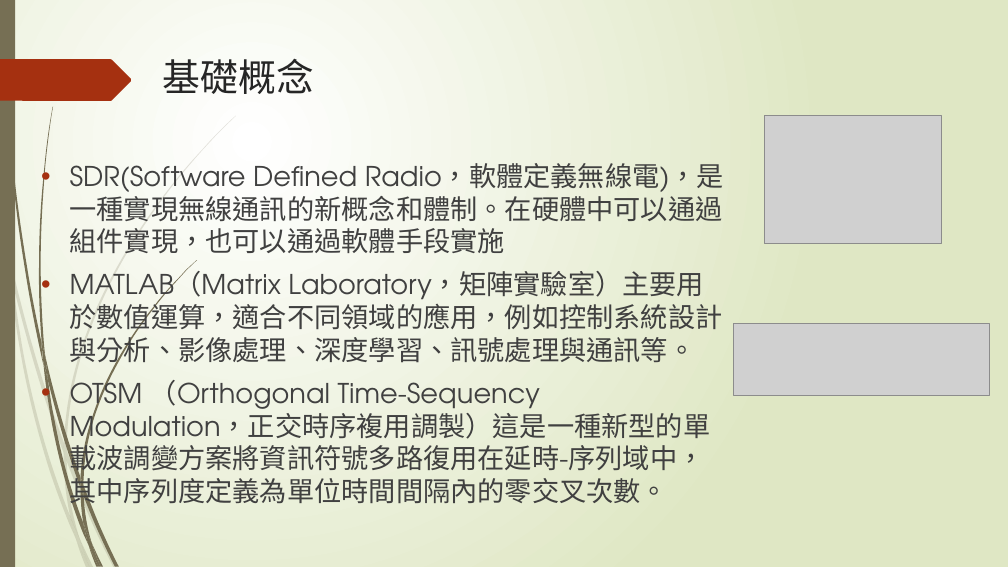
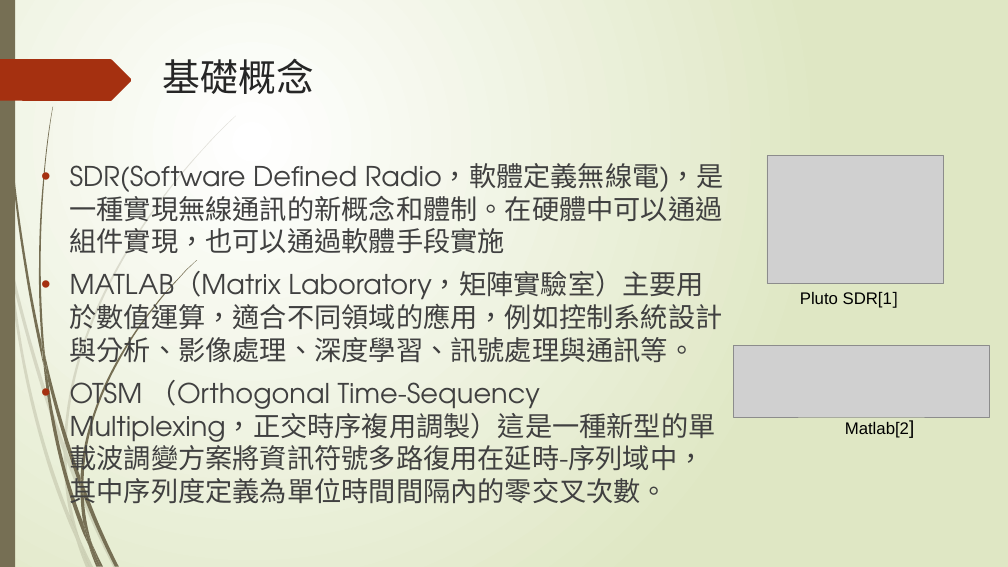
Before and after one commit to NIUWCSP/OTSM, a slide deck: slide 5 of report/以SDR實現OTSM通訊技術.pptx. Drawn at 1008x567 pixels with LibreOffice and Linux fonts; fonts in the diff are those of the drawing; grey boxes stand for pictures. Boxes give left, top, right and bottom in pixels: in the first picture for what was removed or moved away, otherwise in the second. Text is boxed around its words. In the diff, an @@ line names an element or a change of style, - is before the commit and + after.

```diff
--- a/report/以SDR實現OTSM通訊技術.pptx
+++ b/report/以SDR實現OTSM通訊技術.pptx
@@ picture: place and size @@
-picture at bbox=[765, 116, 941, 244]
+picture at bbox=[767, 156, 944, 284]
@@ text added at bbox=[800, 292, 898, 308], 16 pt, text #000000 @@
+Pluto SDR[1]
@@ picture: place and size @@
-picture at bbox=[734, 324, 989, 395]
+picture at bbox=[734, 346, 989, 417]
@@ text at bbox=[70, 374, 716, 508]: text changed @@
-• OTSM （Orthogonal Time-Sequency Modulation，正交時序複用調製）這是一種新型的單載波調變方案將資訊符號多路復用在延時-序列域中，其中序列度定義為單位時間間隔內的零交叉次數。
+• OTSM （Orthogonal Time-Sequency Multiplexing，正交時序複用調製）這是一種新型的單載波調變方案將資訊符號多路復用在延時-序列域中，其中序列度定義為單位時間間隔內的零交叉次數。
@@ text added at bbox=[845, 422, 909, 438], 16 pt, text #000000 @@
+Matlab[2]
```
Also in this commit, not shown: 8 other slides changed, 1 slide added.
